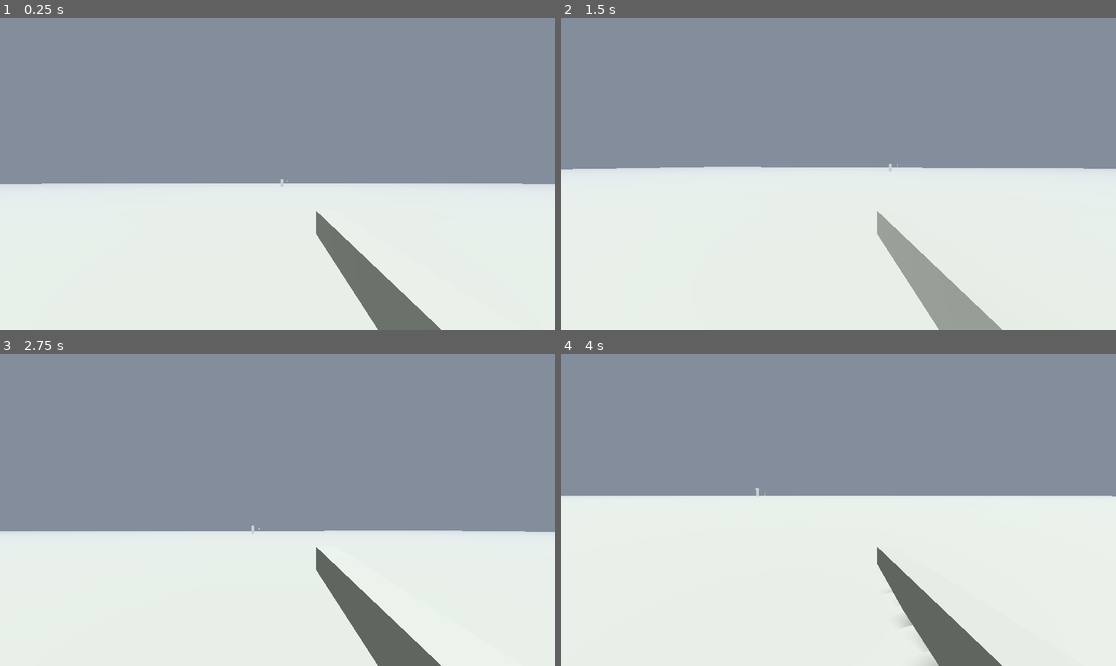
Above: before the commit, frames 1-4 (two rows, left to right).
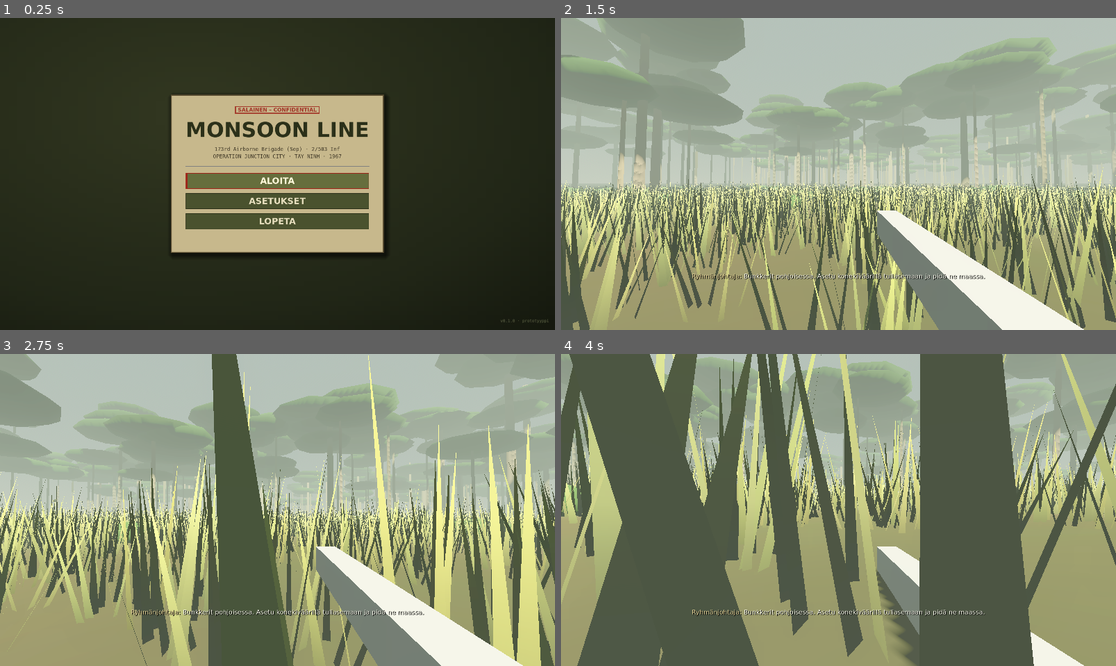
Above: after the commit, the same moments.

Repository: DesmondX80/monsoon-line
Game: Godot game, scene res://ui/main_menu.tscn
Same seed, same stepped clock (60 frames per second), same inputs: the game is played once before the commit and once after it. Before the commit the project starts from res://world/levels/test_range.tscn.
Inputs (mouse positions are in pixels of both pictures, inside the frame that each line leads up to):
- Up to frame 1 (0.25 s): no input
- Up to frame 2 (1.5 s): tap Enter at 0.5 s; move the mouse to (866, 174) at 0.52 s; hold B (barrel_change) 0.53-1.28 s; hold W (move_forward) from 0.53 s (still down); click (866, 174) at 0.67 s; move the mouse to (810, 174) at 1.27 s; tap V (bipod) at 1.35 s; click (810, 174) at 1.42 s
- Up to frame 3 (2.75 s): keep holding W (move_forward); move the mouse to (288, 503) at 2.02 s; hold C (crouch) from 2.03 s (still down); click (288, 503) at 2.17 s
- Up to frame 4 (4 s): keep holding W (move_forward); move the mouse to (832, 516) at 2.77 s; release C (crouch) at 2.78 s; click (832, 516) at 2.85 s; move the mouse to (877, 513) at 3.52 s; hold Z (prone) from 3.53 s (still down); click (877, 513) at 3.67 s

The runs differ from the first frame. In frame 1, 100% of the frame differs, in the area x 0-100%, y 0-100%; in frame 2, 85%; in frame 3, 86%; in frame 4, 92%.

Commit message:
M1-19: pelattava prototyyppi ja versio 0.1.0
- PrototypeMission: viholliset spawn-merkeille, HUD tasolle, tavoite ja uudelleenaloitus
- Päävalikko aloitussceneksi, config/version 0.1.0
- SaveManager: lukukelvoton tallennus ei kaada latausta (tester-löydös)
- README: pelaaminen ja testit, CHANGELOG 0.1.0

Co-Authored-By: Claude Opus 5.5 <noreply@anthropic.com>
Claude-Session: https://claude.ai/code/session_01DJe2P1eAJbLr5y6vD2FMDs

Diff:
--- a/autoload/save_manager.gd
+++ b/autoload/save_manager.gd
@@ -16,6 +16,9 @@
 	if not FileAccess.file_exists(SAVE_PATH):
 		return false
 	var file := FileAccess.open(SAVE_PATH, FileAccess.READ)
+	if file == null:
+		push_error("Tallennuksen lataus epäonnistui: %s" % FileAccess.get_open_error())
+		return false
 	var data: Variant = JSON.parse_string(file.get_as_text())
 	if data is Dictionary:
 		GameState.from_dict(data)
--- /dev/null
+++ b/missions/prototype_mission.gd
@@ -0,0 +1,73 @@
+class_name PrototypeMission
+extends Node
+## M1-prototyypin tehtävä (M1-19): kokoaa tasolle viholliset ja HUDin ja seuraa tavoitetta.
+## Tavoite: tuhoa bunkkerikompleksin Viet Cong -puolustajat. Pelaajan kuollessa taso alkaa alusta.
+
+const ENEMY_SCENE: PackedScene = preload("res://ai/enemy/enemy.tscn")
+const HUD_SCENE: PackedScene = preload("res://ui/hud.tscn")
+const MAIN_MENU := "res://ui/main_menu.tscn"
+const RESTART_DELAY := 5.0
+const RETURN_TO_MENU_DELAY := 8.0
+
+## Kuinka monta vihollista tasolle syntyy (enintään spawn-merkkien määrä).
+@export var enemy_count: int = 8
+
+var _enemies_alive: int = 0
+var _finished: bool = false
+var _hud: Hud
+
+
+func _ready() -> void:
+	_hud = HUD_SCENE.instantiate() as Hud
+	add_child(_hud)
+	EventBus.actor_died.connect(_on_actor_died)
+	var level := get_parent()
+	if level.has_signal(&"navigation_ready"):
+		level.connect(&"navigation_ready", _spawn_enemies, CONNECT_ONE_SHOT)
+	else:
+		_spawn_enemies.call_deferred()
+	_show_briefing.call_deferred()
+
+
+func _show_briefing() -> void:
+	if _hud:
+		_hud.show_subtitle("Ryhmänjohtaja", "Bunkkerit pohjoisessa. Asetu konekiväärillä tuliasemaan ja pidä ne maassa.")
+
+
+func _spawn_enemies() -> void:
+	var markers := get_tree().get_nodes_in_group(&"enemy_spawn")
+	var level := get_parent()
+	for i in mini(enemy_count, markers.size()):
+		var marker := markers[i] as Node3D
+		var enemy := ENEMY_SCENE.instantiate() as Node3D
+		level.add_child(enemy)
+		enemy.global_transform = marker.global_transform
+		_enemies_alive += 1
+	EventBus.mission_objective_updated.emit(&"clear_bunkers", &"active")
+
+
+func _on_actor_died(actor: Node3D) -> void:
+	if _finished or actor == null:
+		return
+	if actor.is_in_group(&"player"):
+		_finish(false)
+	elif actor.is_in_group(&"enemy"):
+		_enemies_alive -= 1
+		if _enemies_alive <= 0:
+			_finish(true)
+
+
+func _finish(success: bool) -> void:
+	_finished = true
+	EventBus.mission_objective_updated.emit(&"clear_bunkers", &"completed" if success else &"failed")
+	if success:
+		if _hud:
+			_hud.show_subtitle("Ryhmänjohtaja", "Bunkkerit tyhjät. Hyvää työtä, konekivääri. Tehtävä suoritettu.")
+		await get_tree().create_timer(RETURN_TO_MENU_DELAY).timeout
+		Input.mouse_mode = Input.MOUSE_MODE_VISIBLE
+		get_tree().change_scene_to_file(MAIN_MENU)
+	else:
+		if _hud:
+			_hud.show_subtitle("", "Kaaduit. Tehtävä alkaa alusta.")
+		await get_tree().create_timer(RESTART_DELAY).timeout
+		get_tree().reload_current_scene()
--- a/project.godot
+++ b/project.godot
@@ -7,7 +7,8 @@
 
 config/name="Monsoon Line"
 config/description="Taktinen yksinpelattava FPS. Operaatio Junction City, Vietnam 1967."
-run/main_scene="res://world/levels/test_range.tscn"
+run/main_scene="res://ui/main_menu.tscn"
+config/version="0.1.0"
 config/features=PackedStringArray("4.4", "Forward Plus")
 
 [autoload]
--- a/world/levels/jungle_test.tscn
+++ b/world/levels/jungle_test.tscn
@@ -1,5 +1,6 @@
-[gd_scene load_steps=13 format=3]
+[gd_scene load_steps=14 format=3]
 
+[ext_resource type="Script" path="res://missions/prototype_mission.gd" id="mission"]
 [ext_resource type="Script" path="res://world/levels/jungle_test.gd" id="1"]
 [ext_resource type="Script" path="res://world/terrain/jungle_terrain.gd" id="2"]
 [ext_resource type="Script" path="res://world/vegetation/vegetation_scatter.gd" id="3"]
@@ -187,3 +188,6 @@
 
 [node name="Player" parent="." instance=ExtResource("8")]
 transform = Transform3D(1, 0, 0, 0, 1, 0, 0, 0, 1, 0, 0.05, 56)
+
+[node name="PrototypeMission" type="Node" parent="."]
+script = ExtResource("mission")
Not shown, added: missions/prototype_mission.gd.uid
Not shown, added: CHANGELOG.md
Not shown, changed: README.md
